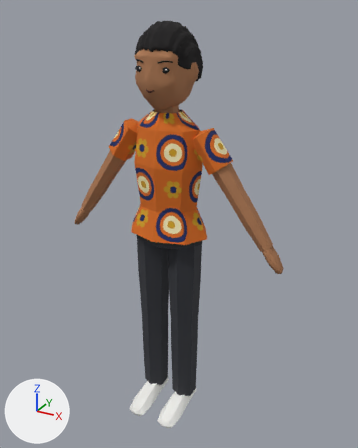
The glTF model apps/client/public/assets/shared/chr/chr_kemi.glb as it was, and as the next commit left it.
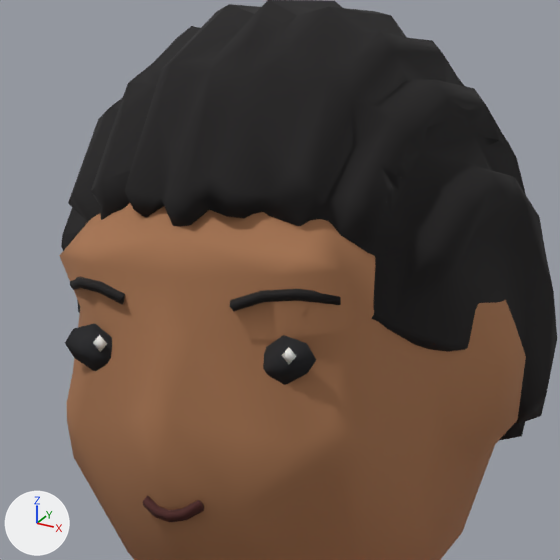
Each version is shown whole from a 50 mm camera at (0.96, -1.622, 0.915) aimed at (0.036, 0.057, 0.075), then close up on the part from 35% to 57% of the width and 5% to 22% of the height. Arrows for +X, +Y and +Z are at lower left; the lights stay in place. The last two pictures show the newer version. Vertices at exactly the same position are counted once.

The first close-up shows 'body'.
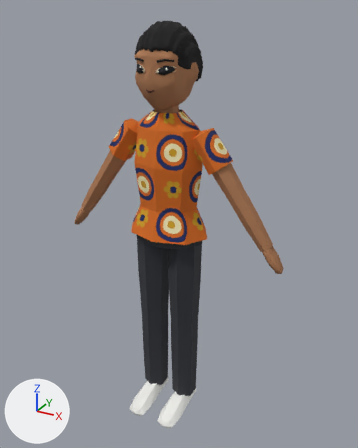
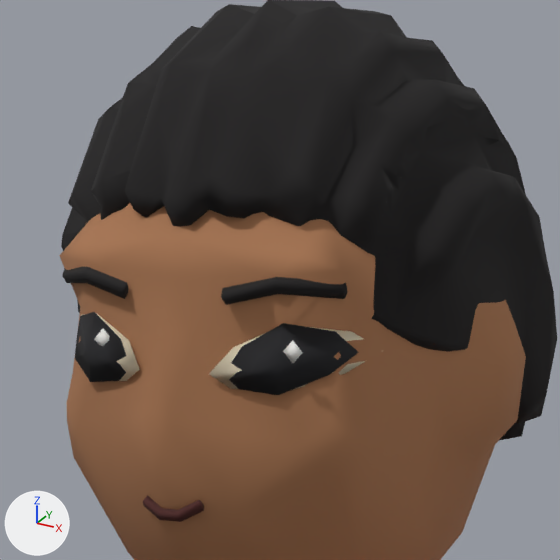
Changed parts and their boxes [x1, y1, x2, y2] in the close-ups (560 x 560 px; the box of a moved part takes in the faces that stretch with it):
part 1 of me_body, moved or reshaped: before [65, 277, 341, 522]; after [62, 267, 384, 522]

Diff of the bpy script that builds the scene:
```diff
--- a/apps/client/public/assets/shared/chr/chr_kemi.glb.py
+++ b/apps/client/public/assets/shared/chr/chr_kemi.glb.py
@@ me_body @@
 # used by ob_body; location = (0.0, 0.0, 0.0)
-me_body.from_pydata(...)  # 971 vertices, 1804 faces; spans x -0.5..0.5, y -0.16..0.17, z -0.85..0.87
+me_body.from_pydata(...)  # 979 vertices, 1812 faces; spans x -0.5..0.5, y -0.16..0.17, z -0.85..0.87
+# me_body part 1
+# 44 vertices are removed from x -0.08..0.08, y -0.1..-0.06, z 0.63..0.74
+# 134 faces are deleted
+# 3 vertices move within x -0.05..0.05, y -0.09..-0.08, z 0.64..0.74
+# 52 vertices are added at x -0.09..0.09, y -0.09..-0.04, z 0.69..0.75
+# 142 new faces join them, mat_body
+# other edits to the shape of me_body do not show in these pictures
 me_body.materials.append(mat_body)
```
